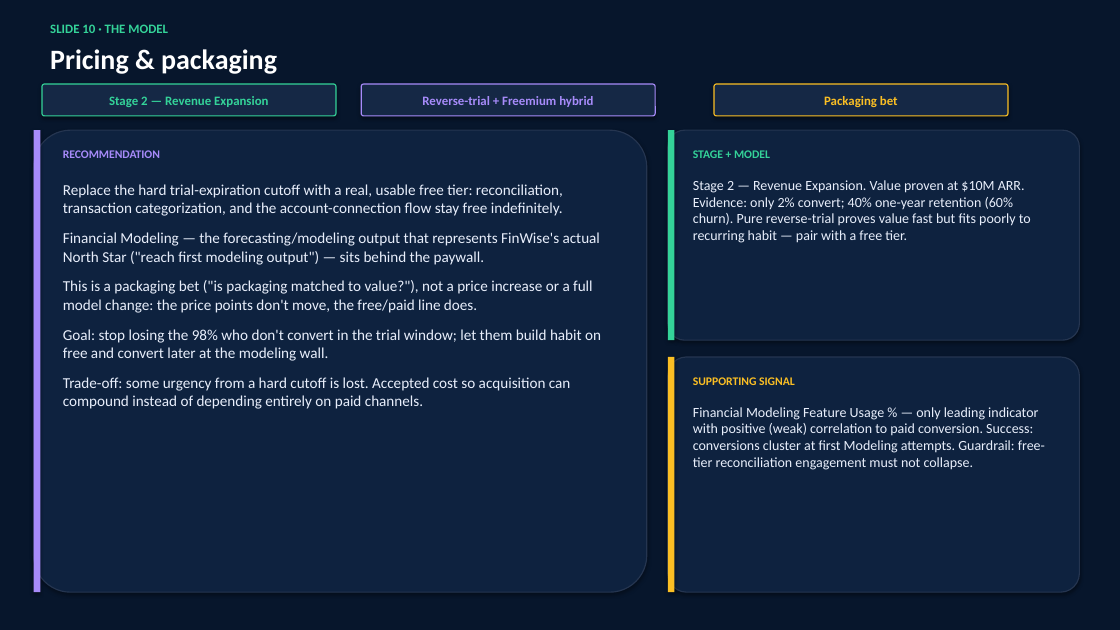
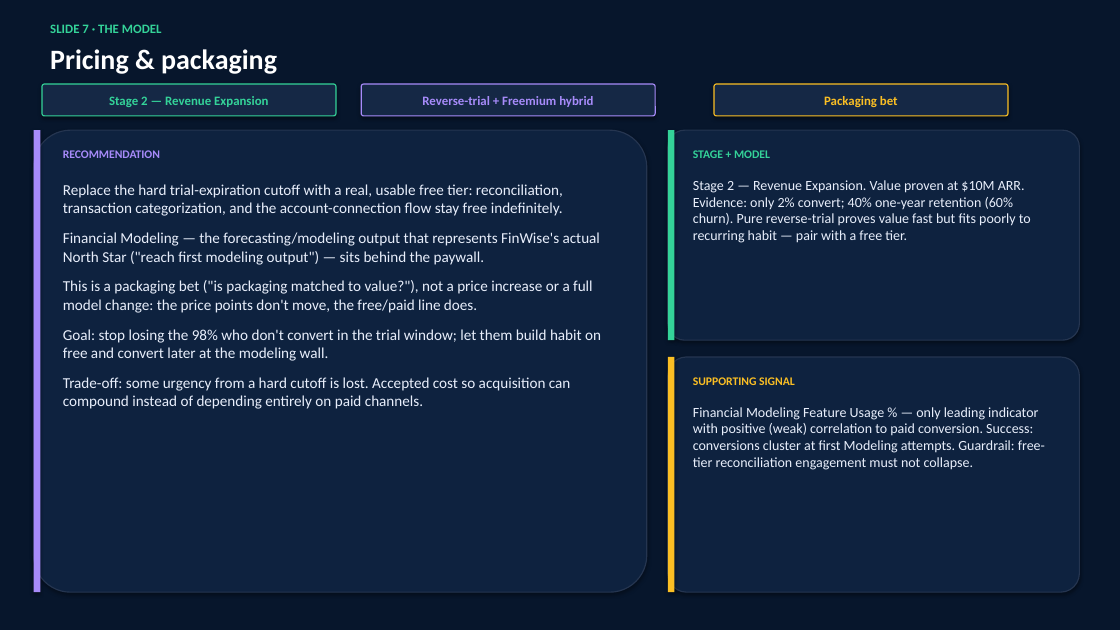
Before and after one commit to Sn-kodali/product-analytics-and-experimentation, a slide deck: slide 7 of FinWise-Pitch.pptx. Drawn at 1120x630 pixels with LibreOffice and Linux fonts; fonts in the diff are those of the drawing. Boxes give left, top, right and bottom in pixels: in the first picture for what was removed or moved away, otherwise in the second. Text is boxed around its words. In the diff, an @@ line names an element or a change of style, - is before the commit and + after.

```diff
--- a/FinWise-Pitch.pptx
+++ b/FinWise-Pitch.pptx
@@ text at (x1=50, y1=24, x2=162, y2=33): text changed @@
-SLIDE 10 · THE MODEL
+SLIDE 7 · THE MODEL
```
Also in this commit, not shown: 6 other slides changed, 1 other file.
